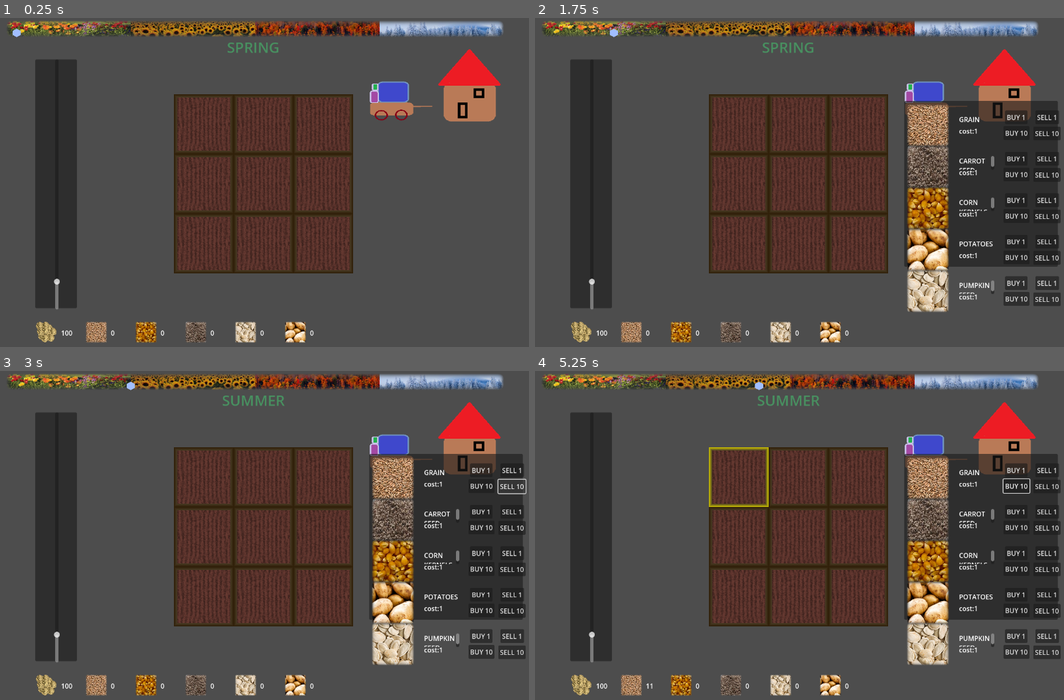
Above: before the commit, frames 1-4 (two rows, left to right).
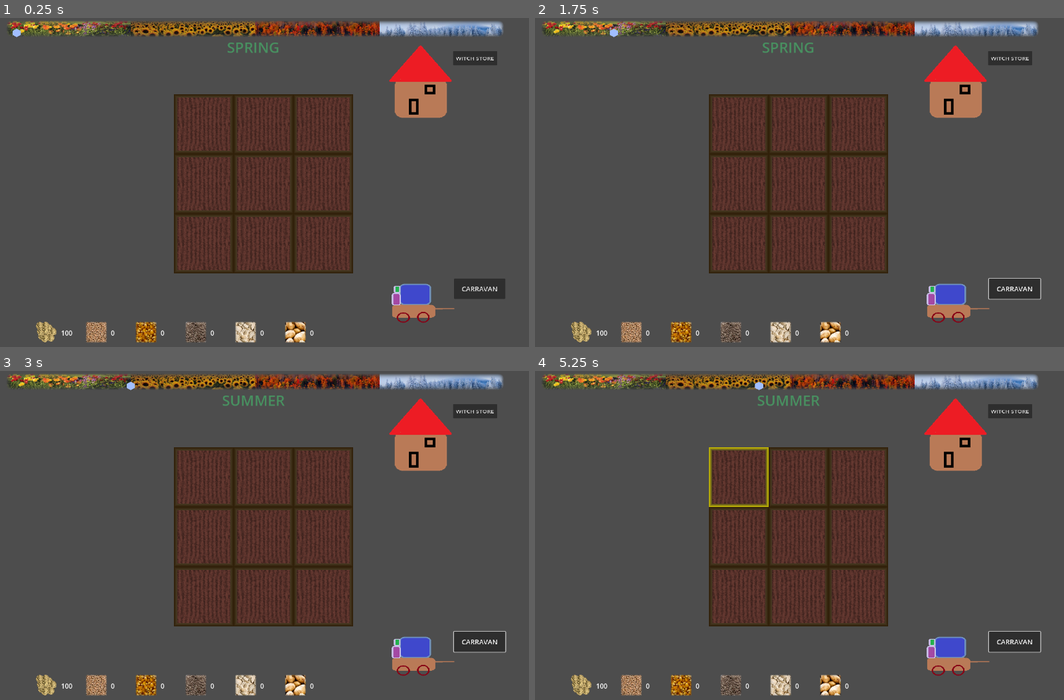
Above: after the commit, the same moments.

Repository: jintachi/GWJ85
Game: Godot game, scene res://scenes/main.tscn
The game is run twice, just before and just after one commit, with the same random seed, the same clock (stepped at 60 frames per second) and the same inputs.
Inputs (mouse positions are in pixels of both pictures, inside the frame that each line leads up to):
- Up to frame 1 (0.25 s): no input
- Up to frame 2 (1.75 s): click (1016, 287) at 0.5 s, where only the run after the commit has a clickable "CARRAVAN"; move the mouse to (1005, 87) at 1.27 s; hold E (turn_right) from 1.28 s (still down); hold Shift from 1.28 s (still down); click (1005, 87) at 1.42 s
- Up to frame 3 (3 s): release E (turn_right) at 2 s; release Shift at 2 s; click (513, 469) at 2 s, where only the run before the commit has a clickable "SELL 1"; click (513, 486) at 2.75 s, where only the run before the commit has a clickable "SELL 10"
- Up to frame 4 (5.25 s): click (1016, 469) at 3.5 s, where only the run before the commit has a clickable "BUY 1"; click (1016, 486) at 4.25 s, where only the run before the commit has a clickable "BUY 10"; move the mouse to (741, 476) at 5.02 s; hold Q (turn_left) from 5.03 s (still down); tap Ctrl at 5.1 s; click (741, 476) at 5.17 s

The runs differ from the first frame. In frame 1, 11% of the frame differs, in the area x 6-96%, y 8-93%; in frame 2, 25%; in frame 3, 25%; in frame 4, 25%, in the area x 6-100%, y 8-97%.

Commit message:
witch store open/close

Diff:
--- a/mechanics/InventorySystem/purchasable.tscn
+++ b/mechanics/InventorySystem/purchasable.tscn
@@ -18,7 +18,7 @@
 
 [node name="itemSprite" type="Sprite2D" parent="."]
 position = Vector2(57, 59)
-scale = Vector2(0.4, 0.4)
+scale = Vector2(0.3, 0.3)
 texture = SubResource("ImageTexture_nlhvf")
 
 [node name="Title" type="RichTextLabel" parent="."]
@@ -53,23 +53,5 @@
 offset_bottom = 94.0
 text = "BUY 10"
 
-[node name="sell1" type="Button" parent="."]
-layout_mode = 0
-offset_left = 316.0
-offset_top = 23.0
-offset_right = 373.0
-offset_bottom = 56.0
-text = "SELL 1
-"
-
-[node name="buy11" type="Button" parent="."]
-layout_mode = 0
-offset_left = 311.0
-offset_top = 62.0
-offset_right = 377.0
-offset_bottom = 95.0
-text = "SELL 10
-"
-
 [connection signal="button_up" from="buy1" to="." method="_on_buy_1_button_up"]
 [connection signal="button_up" from="buy10" to="." method="_on_buy_10_button_up"]
--- a/scenes/main.tscn
+++ b/scenes/main.tscn
@@ -1,7 +1,6 @@
-[gd_scene load_steps=16 format=3 uid="uid://bf0e0l206u8xd"]
+[gd_scene load_steps=14 format=3 uid="uid://bf0e0l206u8xd"]
 
 [ext_resource type="Texture2D" uid="uid://b4ffjm8nqvu1b" path="res://assets/IMAGES/witch_hut.png" id="1_tefeu"]
-[ext_resource type="Theme" uid="uid://b5ldjeqg05ylx" path="res://assets/THEMES/new_theme.tres" id="2_0wfyh"]
 [ext_resource type="Script" uid="uid://y6eqx6daoss2" path="res://scenes/witch_hut.gd" id="2_o6xl0"]
 [ext_resource type="PackedScene" uid="uid://dovf40pax5p1w" path="res://mechanics/InventorySystem/purchasable.tscn" id="2_sugp2"]
 [ext_resource type="PackedScene" uid="uid://dq4wge02pusmm" path="res://scenes/cell_system/cell_grid.tscn" id="4_jyhfs"]
@@ -14,9 +13,6 @@
 [ext_resource type="Script" uid="uid://dsf1hdod0p1t5" path="res://scenes/game_controller.gd" id="12_a8y0u"]
 [ext_resource type="PackedScene" uid="uid://br8f2t1pkuxd6" path="res://scenes/Inv/invpanel.tscn" id="12_eb6dy"]
 [ext_resource type="Resource" uid="uid://c4ys3i5yw878v" path="res://mechanics/InventorySystem/GameItems/GOLD.tres" id="13_jkv2x"]
-
-[sub_resource type="RectangleShape2D" id="RectangleShape2D_tipki"]
-size = Vector2(150, 196)
 
 [node name="Main" type="Node"]
 
@@ -31,32 +27,42 @@
 anchor_right = 1.0
 anchor_bottom = 0.5
 offset_left = -400.0
-offset_top = -350.0
-offset_bottom = 350.0
+offset_top = -335.0
+offset_bottom = 399.0
 grow_horizontal = 0
 grow_vertical = 2
 tooltip_text = "WITCH HUT -- SHE SELLS STUFF"
 
-[node name="TravellingSales" type="Sprite2D" parent="UI/CenterContainer"]
-position = Vector2(86.9999, 136)
+[node name="Caravan" type="Sprite2D" parent="UI/CenterContainer"]
+position = Vector2(140, 609)
 scale = Vector2(0.699219, 0.554688)
 texture = ExtResource("7_o6xl0")
 
+[node name="Button2" type="Button" parent="UI/CenterContainer/Caravan"]
+offset_left = 110.123
+offset_top = -1070.87
+offset_right = 262.123
+offset_bottom = -1008.87
+theme_override_font_sizes/font_size = 20
+text = "WITCH STORE"
+
 [node name="WitchHut" type="Sprite2D" parent="UI/CenterContainer"]
-position = Vector2(248, 119)
+position = Vector2(130, 95)
 scale = Vector2(0.816406, 0.789063)
 texture = ExtResource("1_tefeu")
 script = ExtResource("2_o6xl0")
 
-[node name="Area2D" type="Area2D" parent="UI/CenterContainer/WitchHut"]
-
-[node name="CollisionShape2D" type="CollisionShape2D" parent="UI/CenterContainer/WitchHut/Area2D"]
-position = Vector2(11, 0)
-shape = SubResource("RectangleShape2D_tipki")
+[node name="Button" type="Button" parent="UI/CenterContainer/WitchHut"]
+offset_left = 109.014
+offset_top = 594.376
+offset_right = 261.014
+offset_bottom = 656.376
+theme_override_font_sizes/font_size = 20
+text = "CARRAVAN"
 
 [node name="Panel" type="Panel" parent="UI/CenterContainer"]
 visible = false
-custom_minimum_size = Vector2(370, 400)
+custom_minimum_size = Vector2(370, 500)
 layout_mode = 2
 
 [node name="ScrollContainer" type="ScrollContainer" parent="UI/CenterContainer/Panel"]
@@ -88,27 +94,6 @@
 [node name="Purchasable6" parent="UI/CenterContainer/Panel/ScrollContainer/GridContainer" instance=ExtResource("2_sugp2")]
 layout_mode = 2
 item = ExtResource("8_a8y0u")
-
-[node name="CenterContainer4" type="CenterContainer" parent="UI"]
-anchors_preset = 4
-anchor_top = 0.5
-anchor_bottom = 0.5
-offset_top = -160.5
-offset_right = 280.0
-offset_bottom = 160.5
-grow_vertical = 2
-
-[node name="Panel" type="Panel" parent="UI/CenterContainer4"]
-custom_minimum_size = Vector2(100, 600)
-layout_mode = 2
-
-[node name="VSlider" type="VSlider" parent="UI/CenterContainer4/Panel"]
-layout_mode = 0
-offset_right = 104.0
-offset_bottom = 603.0
-theme = ExtResource("2_0wfyh")
-max_value = 10.0
-value = 1.0
 
 [node name="CenterContainer2" type="CenterContainer" parent="UI"]
 anchors_preset = 8
@@ -145,4 +130,4 @@
 [node name="InventoryPanel" parent="." instance=ExtResource("12_eb6dy")]
 offset_top = -67.0
 
-[connection signal="input_event" from="UI/CenterContainer/WitchHut/Area2D" to="UI/CenterContainer/WitchHut" method="_on_area_2d_input_event"]
+[connection signal="button_up" from="UI/CenterContainer/Caravan/Button2" to="UI/CenterContainer/WitchHut" method="_on_button_button_up"]
--- a/scenes/witch_hut.gd
+++ b/scenes/witch_hut.gd
@@ -1,5 +1,13 @@
 extends Sprite2D
 
-func _on_area_2d_input_event(viewport: Node, event: InputEvent, shape_idx: int) -> void:
-	if event is InputEventMouseButton and event.button_index ==1 and event.pressed == false:
-		$"../Panel".visible = !$"../Panel".visible
+#func _on_area_2d_input_event(viewport: Node, event: InputEvent, shape_idx: int) -> void:
+#	if event is InputEventMouseButton and event.button_index ==1 and event.pressed == false:
+#		$"../Panel".visible = !$"../Panel".visible
+
+
+func _on_button_button_up() -> void:
+	$"../Panel".visible = !$"../Panel".visible
+	if $"../Panel".visible == true:
+		$Button.text = "EXIT"
+	else:
+		$Button.text = "WITCH STORE"
